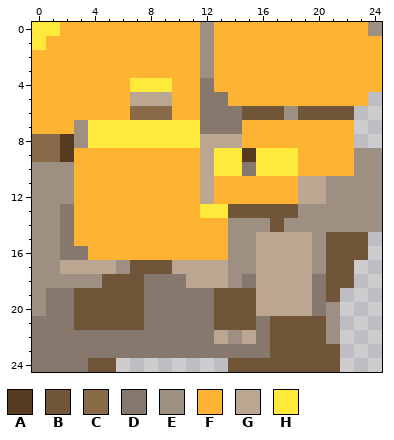
File history of a pixel-art sprite, NeonStar/NeonStar/out/Data/ContentStream/LevelsContent/SequenceOneCity/Common/Platforms/CityPlatformsTileQuarter3.png. This is how it looked before the edit.
The file is 25x25 pixels.
Palette (. is transparent): A #563b20  B #705538  C #8a6b49  D #87786d  E #9d8f82  F #ffb332  G #bba692  H #ffea3c
Pixels before, first column x 0:
 0 HHFFFFFFFFFFEFFFFFFFFFFFE
 1 HFFFFFFFFFFFEFFFFFFFFFFFF
 2 FFFFFFFFFFFFEFFFFFFFFFFFF
 3 FFFFFFFFFFFFEFFFFFFFFFFFF
 4 FFFFFFFHHHFFDFFFFFFFFFFFF
 5 FFFFFFFGGGFFDDFFFFFFFFFF.
 6 FFFFFFFCCCFFDDDBBBEBBBB..
 7 FFFEHHHHHHHHDDDFFFFFFFF..
 8 CCAEHHHHHHHHGGGFFFFFFFF..
 9 CCAFFFFFFFFFGHHAHHHFFFFEE
10 EEEFFFFFFFFFGHHDHHHFFFFEE
11 EEEFFFFFFFFFGFFFFFFGGEEEE
12 EEEFFFFFFFFFGFFFFFFGGEEEE
13 EEDFFFFFFFFFHHBBBBBEEEEEE
14 EEDFFFFFFFFFFFEEEBEEEEEEE
15 EEDFFFFFFFFFFFEEGGGGEBBB.
16 EEDDFFFFFFFFFFEEGGGGEBBB.
17 EEGGGGEBBBGGGGEEGGGGEBB..
18 EEEEEBBBDDDGGGEDGGGGDBB..
19 EDDBBBBBDDDDDBBBGGGGDB...
20 EDDBBBBBDDDDDBBBGGGGDE...
21 DDDBBBBBDDDDDBBBDBBBBE...
22 DDDDDDDDDDDDDGEGDBBBBE...
23 DDDDDDDDDDDDDDDDDBBBBB...
24 DDDDBB........BBBBBBBB...
And afterwards:
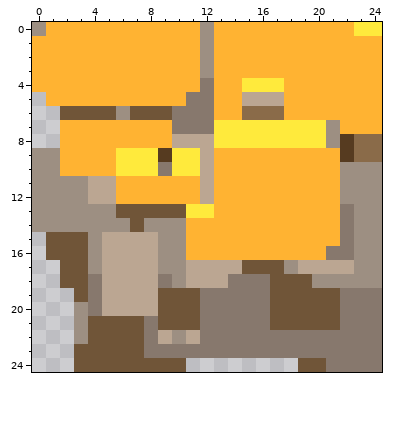
The edit:
y 0: x 0..1 HH -> EF; x 23..24 FE -> HH
y 1: x 0 H -> F
y 4: x 7..9 HHH -> FFF; x 15..17 FFF -> HHH
y 5: x 0 F -> .; x 7..9 GGG -> FFF; x 11 F -> D; x 13 D -> F; x 15..17 FFF -> GGG; x 24 . -> F
y 6: x 0..11 FFFFFFFCCCFF -> ..BBBBEBBBDD; x 13..24 DDBBBEBBBB.. -> FFCCCFFFFFFF
y 7: x 0..1 FF -> ..; x 3..11 EHHHHHHHH -> FFFFFFFDD; x 13..21 DDFFFFFFF -> HHHHHHHHE; x 23..24 .. -> FF
y 8: x 0..11 CCAEHHHHHHHH -> ..FFFFFFFFGG; x 13..24 GGFFFFFFFF.. -> HHHHHHHHEACC
y 9: x 0..2 CCA -> EEF; x 6..11 FFFFFF -> HHHAHH; x 13..18 HHAHHH -> FFFFFF; x 22..24 FEE -> ACC
y 10: x 2 E -> F; x 6..11 FFFFFF -> HHHDHH; x 13..18 HHDHHH -> FFFFFF; x 22 F -> E
y 11..12: x 3..5 FFF -> EGG; x 19..21 GGE -> FFF
y 13: x 2..11 DFFFFFFFFF -> EEEEBBBBBH; x 13..22 HBBBBBEEEE -> FFFFFFFFFD
y 14: x 2..10 DFFFFFFFF -> EEEEEBEEE; x 14..22 EEEBEEEEE -> FFFFFFFFD
y 15: x 0..10 EEDFFFFFFFF -> .BBBEGGGGEE; x 14..24 EEGGGGEBBB. -> FFFFFFFFDEE
y 16: x 0..10 EEDDFFFFFFF -> .BBBEGGGGEE; x 14..24 EEGGGGEBBB. -> FFFFFFFDDEE
y 17: x 0..4 EEGGG -> ..BBE; x 6..10 EBBBG -> GGGEE; x 14..18 EEGGG -> GBBBE; x 20..24 EBB.. -> GGGEE
y 18: x 0..8 EEEEEBBBD -> ..BBDGGGG; x 10 D -> E; x 14 E -> D; x 16..24 GGGGDBB.. -> DBBBEEEEE
y 19: x 0..2 EDD -> ...; x 4..11 BBBBDDDD -> DGGGGBBB; x 13..20 BBBGGGGD -> DDDDBBBB; x 22..24 ... -> DDD
y 20: x 0..11 EDDBBBBBDDDD -> ...EDGGGGBBB; x 13..24 BBBGGGGDE... -> DDDDBBBBBDDD
y 21: x 0..3 DDDB -> ...E; x 9..11 DDD -> BBB; x 13..15 BBB -> DDD; x 21..24 E... -> BDDD
y 22: x 0..7 DDDDDDDD -> ...EBBBB; x 9..11 DDD -> GEG; x 13..15 GEG -> DDD; x 17..24 BBBBE... -> DDDDDDDD
y 23: x 0..7 DDDDDDDD -> ...BBBBB; x 17..24 BBBBB... -> DDDDDDDD
y 24: x 0..3 DDDD -> ...B; x 6..10 ..... -> BBBBB; x 14..18 BBBBB -> .....; x 21..24 B... -> DDDD
Boxes around the changes in both pictures, in picture pixels (x1, y1, x2, y2):
changed: (32, 22, 382, 372)
